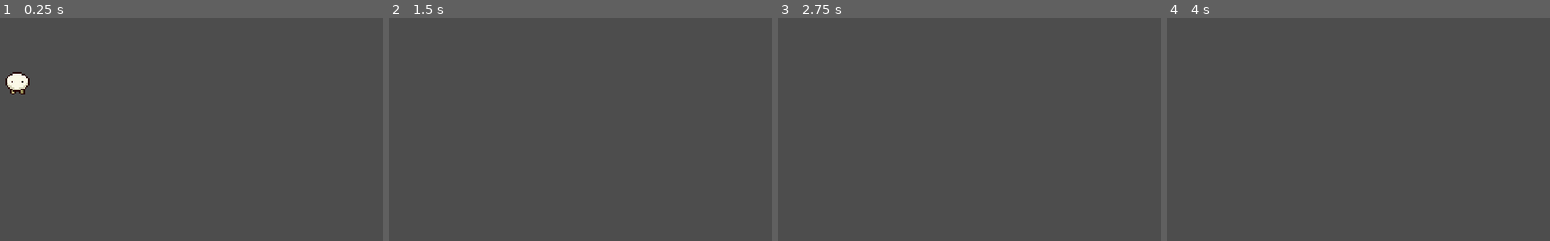
Above: before the commit, frames 1-4 (left to right).
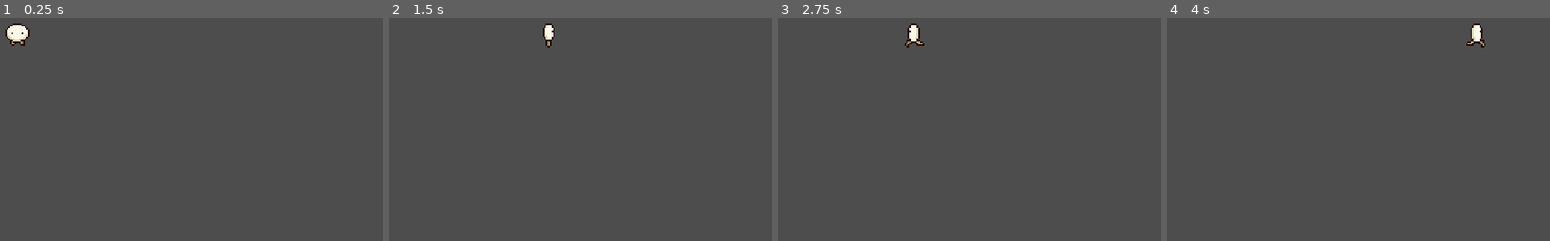
Above: after the commit, the same moments.

Repository: NikhilMaalige/ProjectYearmid2.0
Game: Godot game, scene res://scenes/game.tscn
Same seed, same stepped clock (60 frames per second), same inputs: the game is played once before the commit and once after it. This scene is started directly instead of the project's main scene.
Inputs:
- Up to frame 1 (0.25 s): no input
- Up to frame 2 (1.5 s): tap Enter (ui_accept) at 0.5, 0.6, 0.77, 1.07, 1.35 s; hold Right (ui_right) from 0.53 s (still down)
- Up to frame 3 (2.75 s): tap Enter (ui_accept) at 1.52, 1.82, 2.1 s; release Right (ui_right) at 2.03 s; hold Left (ui_left) from 2.03 s (still down)
- Up to frame 4 (4 s): release Left (ui_left) at 2.78 s; hold Right (ui_right) from 2.78 s (still down); tap Enter (ui_accept) at 2.85, 3.02, 3.32, 3.6, 3.77 s

The runs differ from the first frame. In frame 1, 1.0% of the frame differs, in the area x 1-8%, y 2-35%; in frame 2, 0.2%; in frame 3, 0.3%; in frame 4, 0.3%.

Commit message:
fininshed player animation and made basic enermy

Diff:
--- /dev/null
+++ b/scenes/enermy_1.tscn
@@ -0,0 +1,20 @@
+[gd_scene load_steps=3 format=3 uid="uid://tkmx8vcoowpw"]
+
+[ext_resource type="Texture2D" uid="uid://wcjpjroopbjc" path="res://enemy-1-walk.png" id="1_jfpbx"]
+
+[sub_resource type="RectangleShape2D" id="RectangleShape2D_ualjq"]
+
+[node name="Enermy1" type="CharacterBody2D"]
+
+[node name="Sprite2D" type="Sprite2D" parent="."]
+texture_filter = 1
+position = Vector2(233, 112)
+texture = ExtResource("1_jfpbx")
+hframes = 4
+vframes = 3
+
+[node name="AnimationPlayer" type="AnimationPlayer" parent="."]
+root_node = NodePath("../Sprite2D")
+
+[node name="CollisionShape2D" type="CollisionShape2D" parent="."]
+shape = SubResource("RectangleShape2D_ualjq")
--- a/scenes/player.gd
+++ b/scenes/player.gd
@@ -1,28 +1,25 @@
 extends CharacterBody2D
 
+@export var speed: int = 100
+@onready var animations = $PlayerAnimation
 
-const SPEED = 300.0
-const JUMP_VELOCITY = -400.0
-
-# Get the gravity from the project settings to be synced with RigidBody nodes.
-var gravity = ProjectSettings.get_setting("physics/2d/default_gravity")
+func handleInput():
+	var moveDirection = Input.get_vector("ui_left" , "ui_right", "ui_up" , "ui_down")
+	velocity = moveDirection*speed
 
 
+func updateAnimation():
+	if velocity.length() == 0:
+		animations.stop()
+	else:
+		var direction = "down"
+		if velocity.x <0: direction = "left"
+		elif velocity.x > 0: direction = "right"
+		elif velocity.y < 0: direction = "up"
+
+		animations.play("walk_" + direction)
+
 func _physics_process(delta):
-	# Add the gravity.
-	if not is_on_floor():
-		velocity.y += gravity * delta
-
-	# Handle jump.
-	if Input.is_action_just_pressed("ui_accept") and is_on_floor():
-		velocity.y = JUMP_VELOCITY
-
-	# Get the input direction and handle the movement/deceleration.
-	# As good practice, you should replace UI actions with custom gameplay actions.
-	var direction = Input.get_axis("ui_left", "ui_right")
-	if direction:
-		velocity.x = direction * SPEED
-	else:
-		velocity.x = move_toward(velocity.x, 0, SPEED)
-
+	handleInput()
 	move_and_slide()
+	updateAnimation()
Binary file added: enemy-1-walk.png
Not shown, added: enemy-1-walk.png.import
